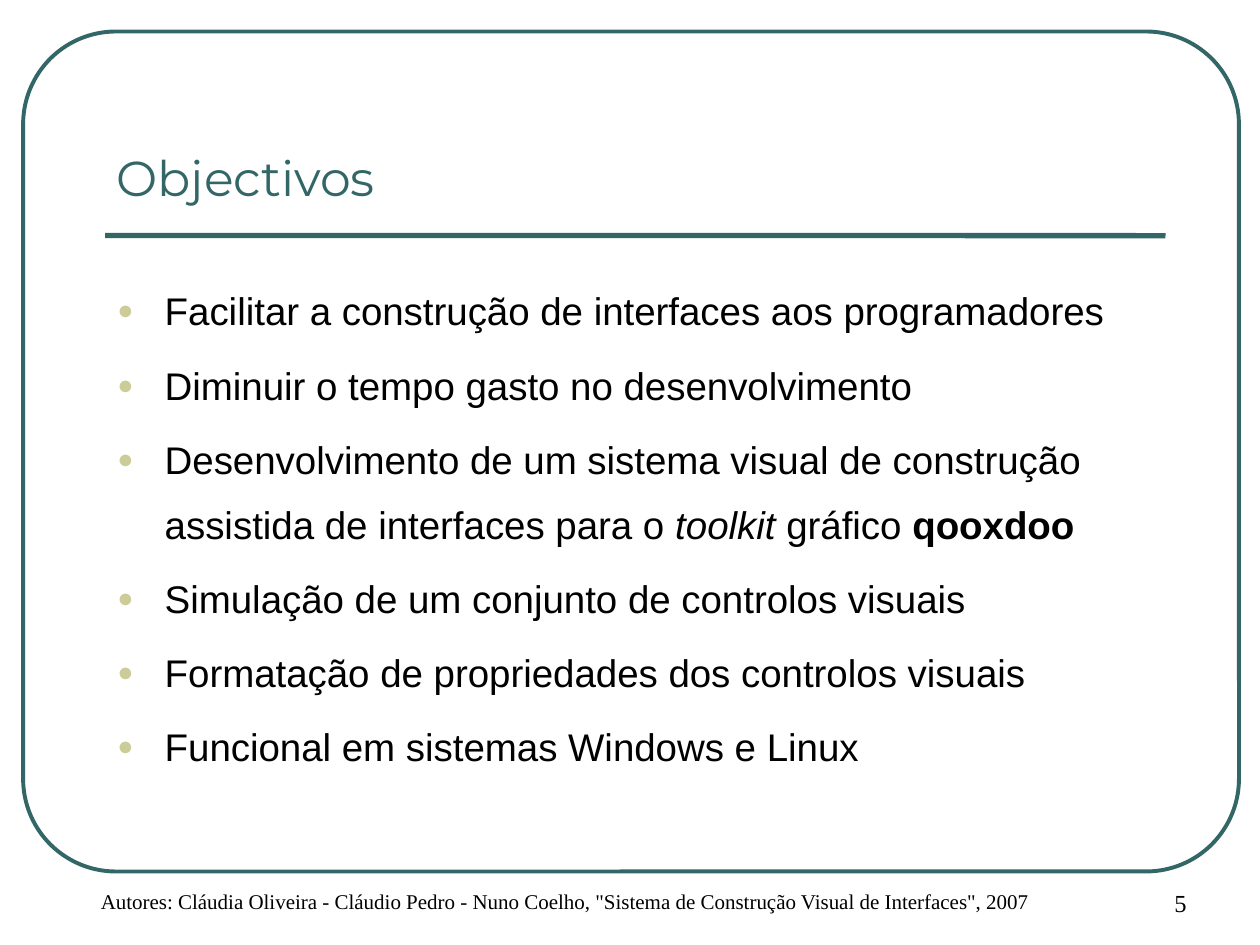
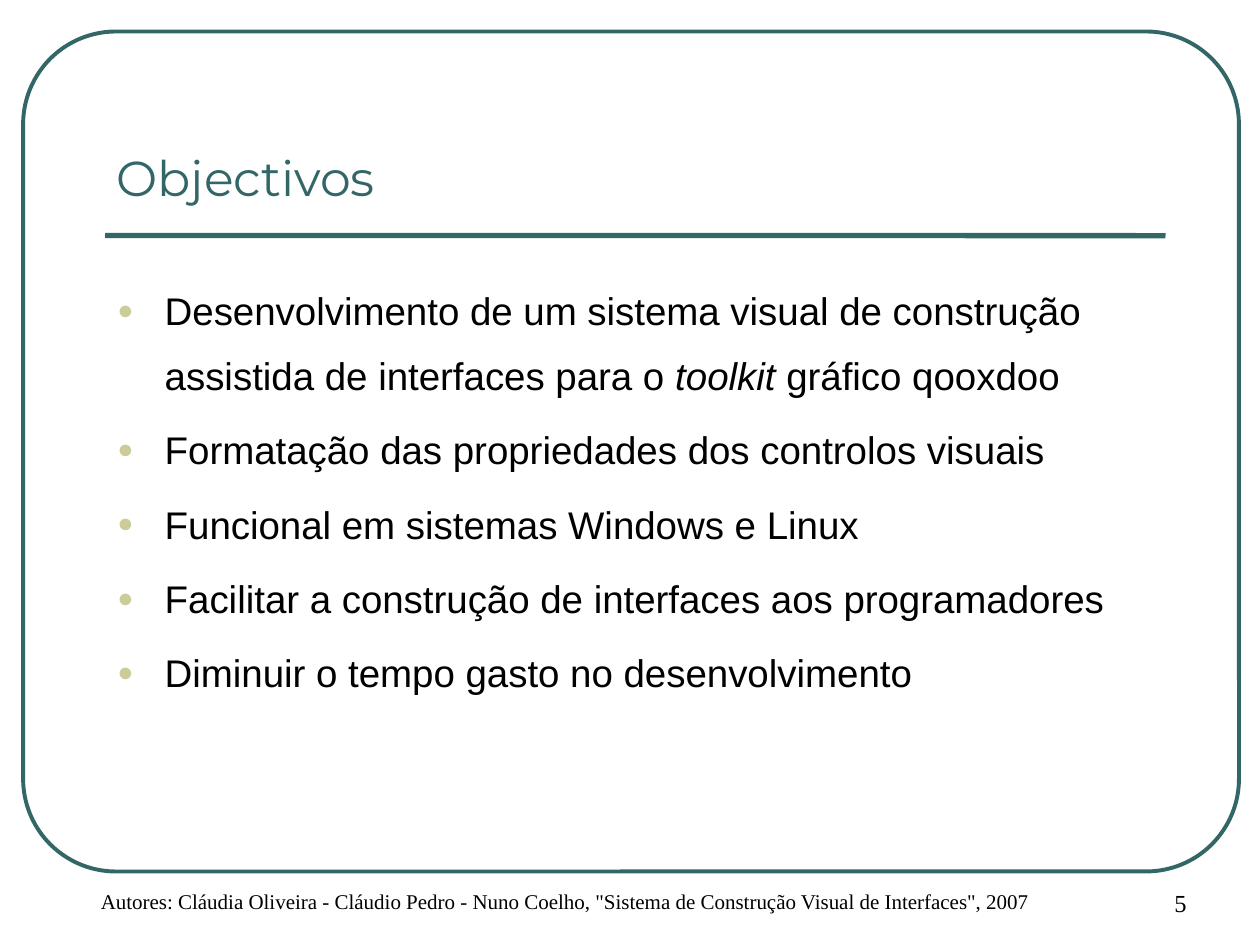
Before and after one commit to cpedro84/qooxdooguibuilder, a slide deck: slide 5 of apresentacao/Apresentação de Projecto.ppt. Drawn at 1260x945 pixels with LibreOffice and Linux fonts; fonts in the diff are those of the drawing; background and template pictures are left out. Boxes give left, top, right and bottom in pixels: in the first picture for what was removed or moved away, otherwise in the second. Text is boxed around its words. In the diff, an @@ line names an element or a change of style, - is before the commit and + after.

```diff
--- a/apresentacao/Apresentação de Projecto.ppt
+++ b/apresentacao/Apresentação de Projecto.ppt
@@ text at [165,297,1081,540]: paragraphs added @@
+● Desenvolvimento de um sistema visual de construção assistida de interfaces para o toolkit gráfico qooxdoo
+● Formatação das propriedades dos controlos visuais
+● Funcional em sistemas Windows e Linux
@@ text at [165,446,1081,762]: paragraphs removed @@
-● Desenvolvimento de um sistema visual de construção assistida de interfaces para o toolkit gráfico qooxdoo
-● Simulação de um conjunto de controlos visuais
-● Formatação de propriedades dos controlos visuais
-● Funcional em sistemas Windows e Linux
```
Also in this commit, not shown: 8 other slides changed.
